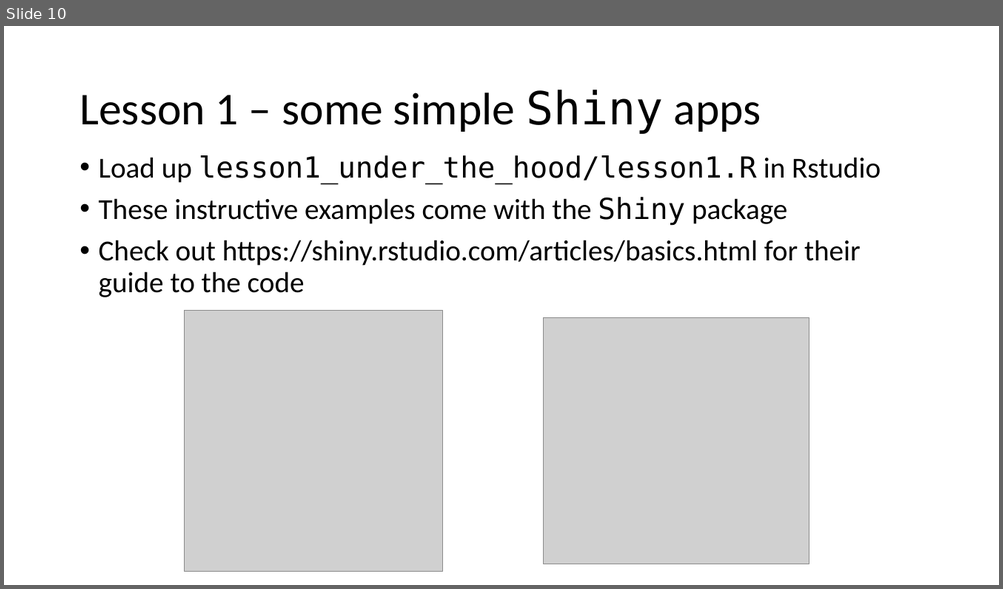
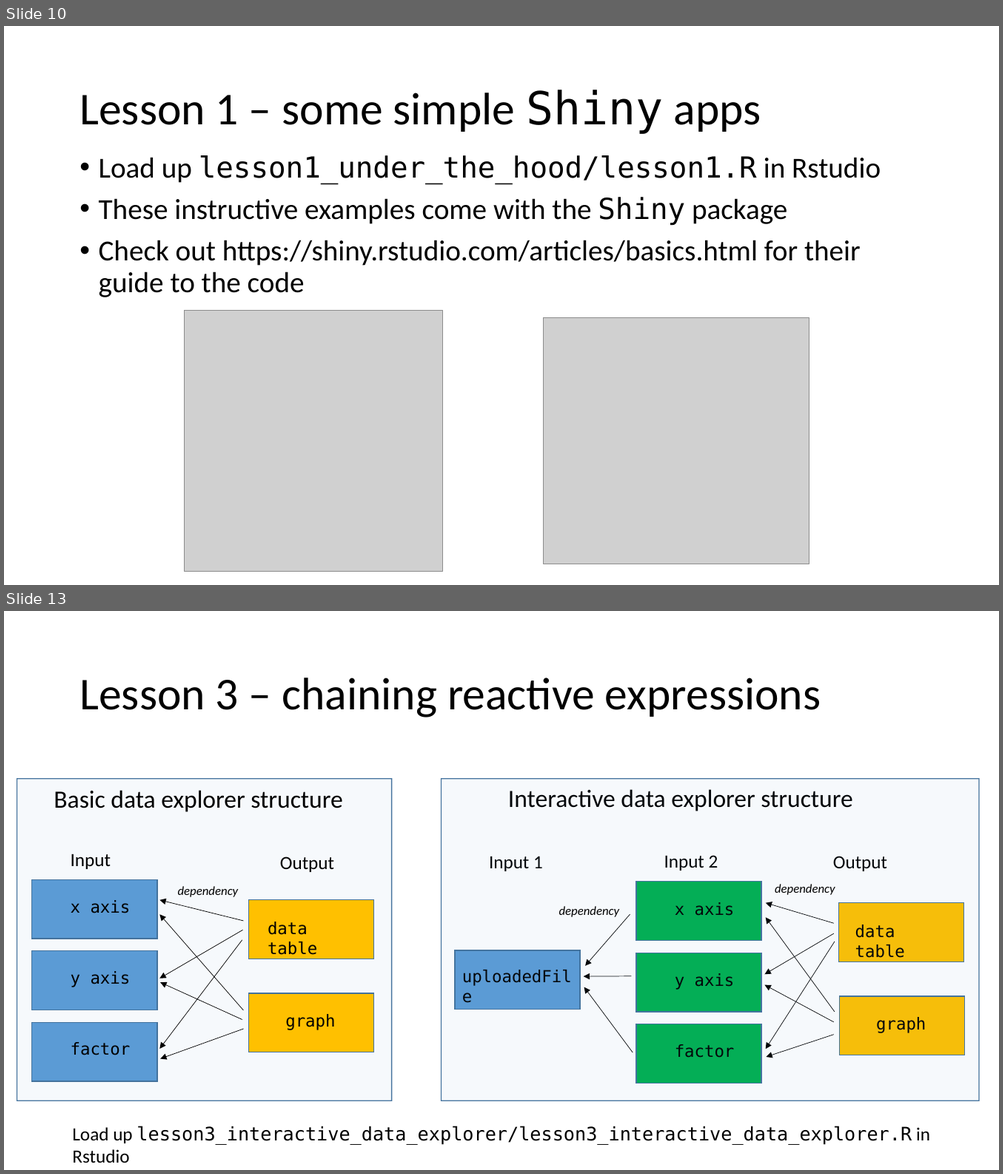
Before and after one commit to jamesrlawson/ShinyWorkshop_ResBazSydney2018, a slide deck: slides/Shiny_ResBazSydney2018.pptx. Shown one above the other, each under a label of ours: slide 10 before the commit, slides 10 and 13 after it; the slides between them are not shown. The pictures are 1003x589 and 1003x1174 pixels, drawn with LibreOffice and Linux fonts; fonts in the diff are those of the drawing; grey boxes stand for pictures. Boxes give left, top, right and bottom in pixels: in the first picture for what was removed or moved away, otherwise in the second. Text is boxed around its words. In the diff, an @@ line names an element or a change of style, - is before the commit and + after.

Commit message:
finished lessons and slides, created zip

```diff
--- a/slides/Shiny_ResBazSydney2018.pptx
+++ b/slides/Shiny_ResBazSydney2018.pptx
@@ slide 13 added at [4,611,999,1170], background #FFFFFF @@
@@ title added at [79,678,820,718], 44 pt, text #000000 @@
+Lesson 3 – chaining reactive expressions
@@ group added at [17,779,391,1101]: 9 texts, 6 rectangles, 6 arrows @@
+x axis
+factor
+y axis
+Input
+data table
+graph
+Basic data explorer structure
+dependency
+Output
@@ group added at [441,779,979,1101]: 12 texts, 9 arrows, 7 rectangles @@
+Output
+Input 1
+uploadedFile
+x axis
+factor
+y axis
+Input 2
+data table
+graph
+Interactive data explorer structure
+dependency
+dependency
@@ text added at [72,1126,930,1164], 18 pt, text #000000 @@
+Load up lesson3_interactive_data_explorer/lesson3_interactive_data_explorer.R in Rstudio
```
Also in this commit, not shown: 1 slide changed, 2 other slides added, 15 other files.
